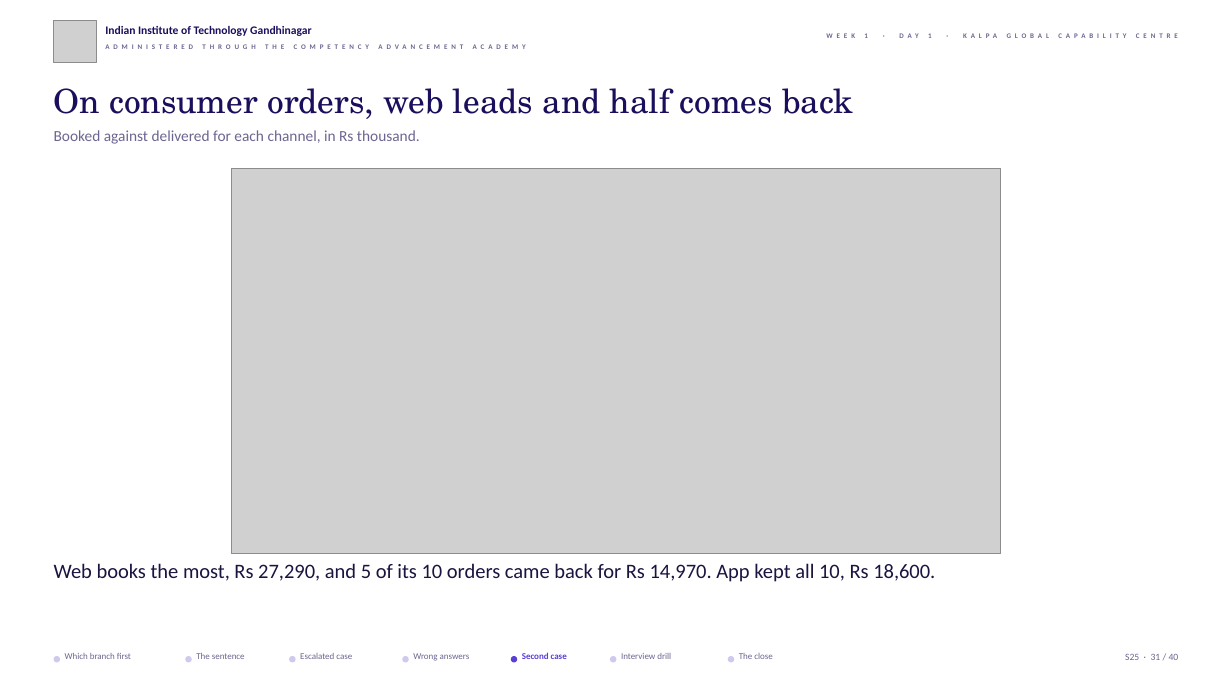
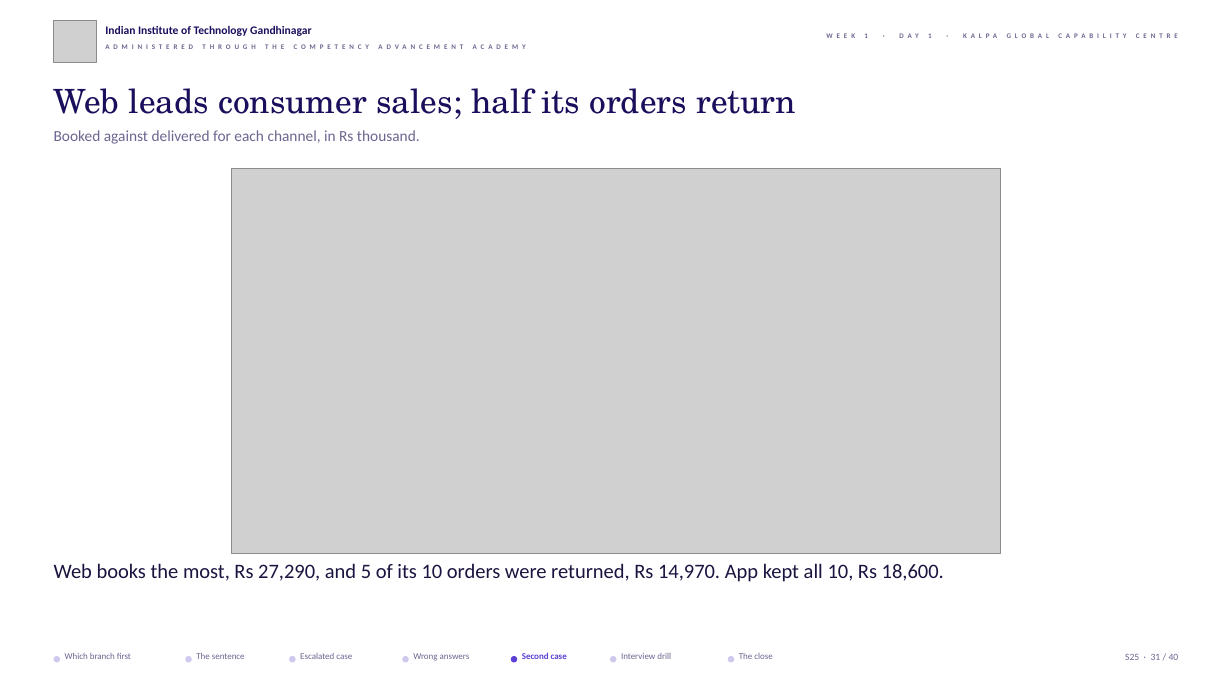
Before and after one commit to fde-academy-lab/c2-content-factory, a slide deck: slide 31 of content/W01/D1/slides/C2_W01_D01_half2_STUDENT.pptx. Drawn at 1232x693 pixels with LibreOffice and Linux fonts; fonts in the diff are those of the drawing; grey boxes stand for pictures; background and template pictures are left out. Boxes give left, top, right and bottom in pixels: in the first picture for what was removed or moved away, otherwise in the second. Text is boxed around its words. In the diff, an @@ line names an element or a change of style, - is before the commit and + after.

```diff
--- a/content/W01/D1/slides/C2_W01_D01_half2_STUDENT.pptx
+++ b/content/W01/D1/slides/C2_W01_D01_half2_STUDENT.pptx
@@ text at [54, 88, 796, 119]: text changed @@
-On consumer orders, web leads and half comes back
+Web leads consumer sales; half its orders return
@@ text at [54, 563, 944, 582]: text changed @@
-Web books the most, Rs 27,290, and 5 of its 10 orders came back for Rs 14,970. App kept all 10, Rs 18,600.
+Web books the most, Rs 27,290, and 5 of its 10 orders were returned, Rs 14,970. App kept all 10, Rs 18,600.
```
Also in this commit, not shown: 4 other slides changed, 16 other files.
